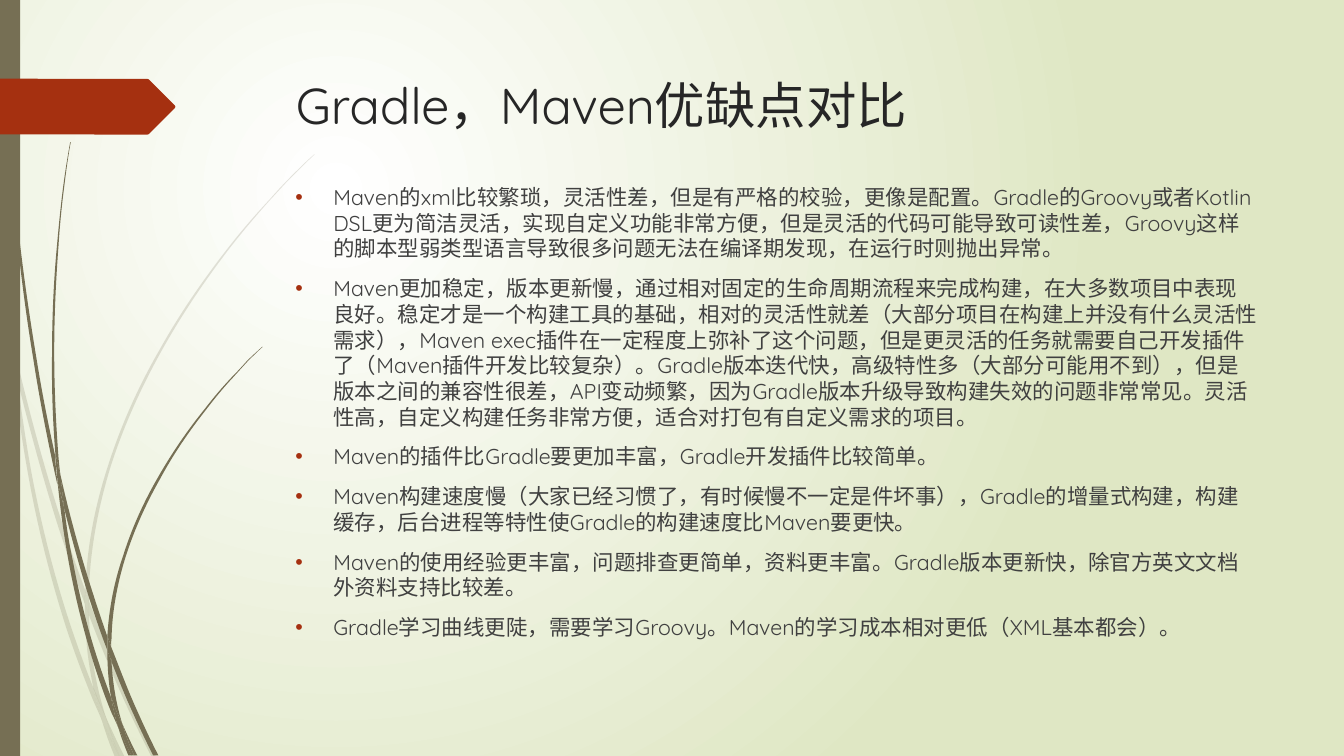
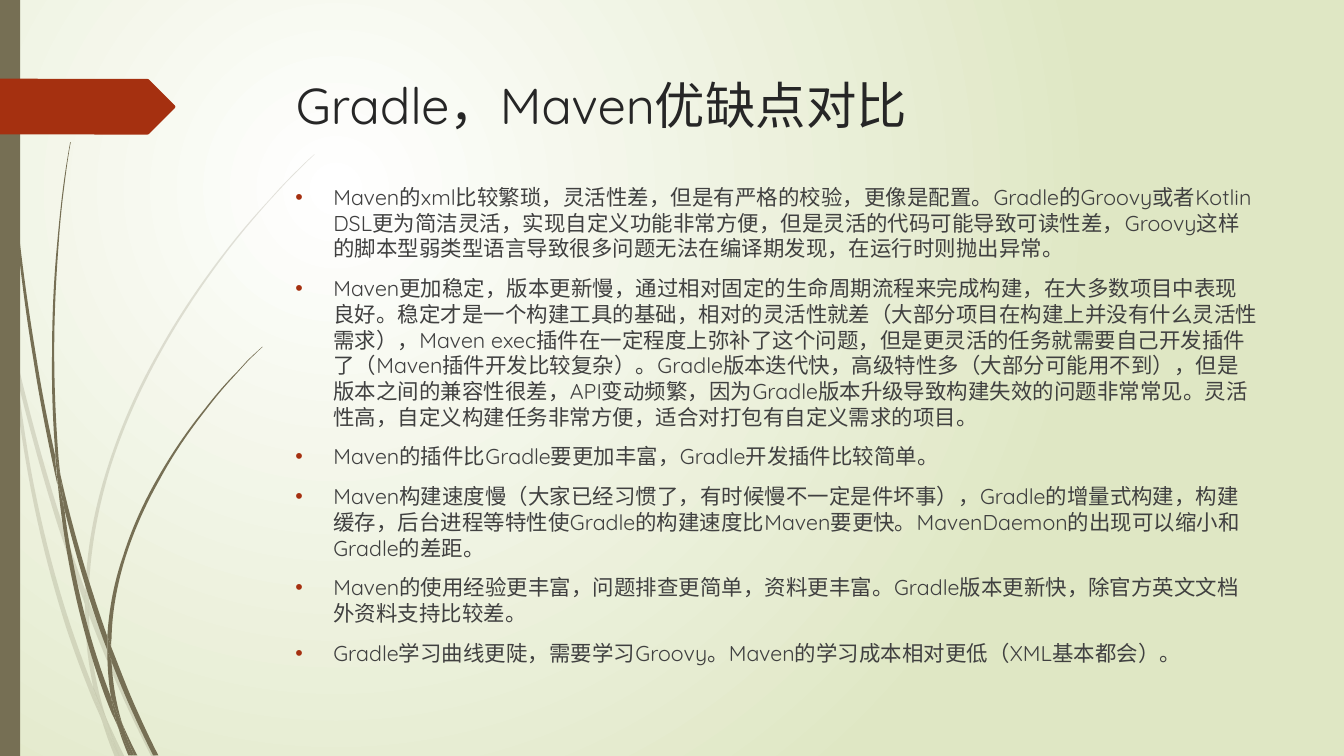
Before and after one commit to xljnc/gradle-springboot-plugin, a slide deck: slide 30 of doc/Gradle浅析.pptx. Drawn at 1344x756 pixels with LibreOffice and Linux fonts; fonts in the diff are those of the drawing. Boxes give left, top, right and bottom in pixels: in the first picture for what was removed or moved away, otherwise in the second. Text is boxed around its words. In the diff, an @@ line names an element or a change of style, - is before the commit and + after.

```diff
--- a/doc/Gradle浅析.pptx
+++ b/doc/Gradle浅析.pptx
@@ text at bbox=[333, 486, 1239, 558]: text changed @@
-• Maven构建速度慢（大家已经习惯了，有时候慢不一定是件坏事），Gradle的增量式构建，构建缓存，后台进程等特性使Gradle的构建速度比Maven要更快。
+• Maven构建速度慢（大家已经习惯了，有时候慢不一定是件坏事），Gradle的增量式构建，构建缓存，后台进程等特性使Gradle的构建速度比Maven要更快。MavenDaemon的出现可以缩小和Gradle的差距。
```
Also in this commit, not shown: 1 other slide changed.
